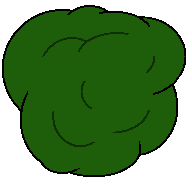
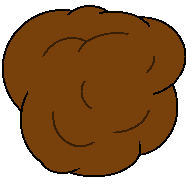
The second 192px x 192px image is a revision of the first. Changes to its layers:
added group "Brown" with 3 layers above "Green" over [4, 7, 185, 175]
added layer "Shape 15" (3rd of 4, in "Brown") in group "Brown" over [42, 32, 155, 147]
added layer "Layer 2" (3rd of 4, in "Brown") in group "Brown" over [4, 7, 185, 175]
added layer "Shape 9" (3rd of 4, in "Brown") in group "Brown" over [4, 7, 185, 175]
moved "Shape 15" (4th of 4, in "Green") into group "Green" over [42, 32, 155, 147]
moved "Layer 2" (4th of 4, in "Green") into group "Green" over [4, 7, 185, 175]
moved "Shape 9" (4th of 4, in "Green") into group "Green" over [4, 7, 185, 175]
added group "Poop" with 2 layers over [9, 7, 182, 175]
